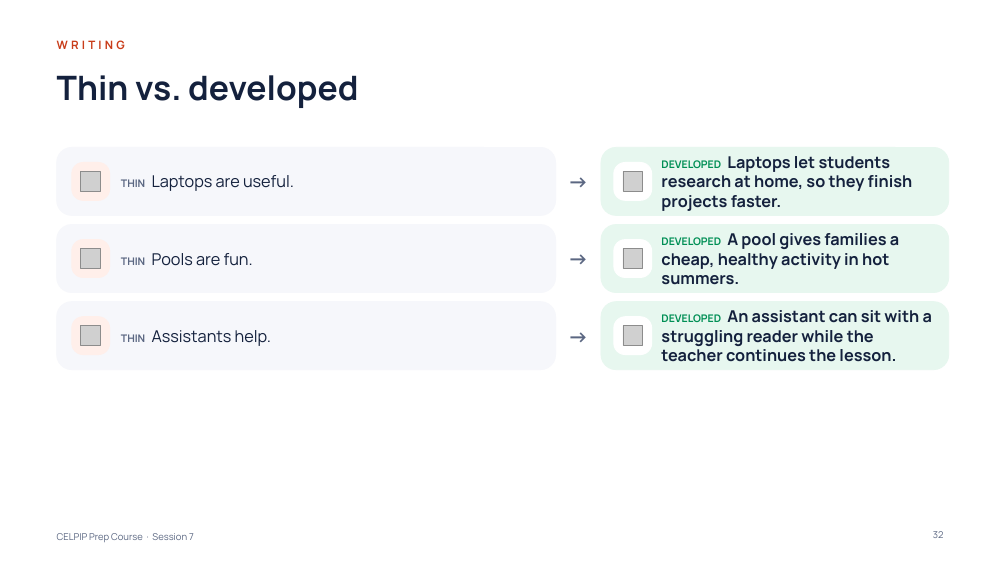
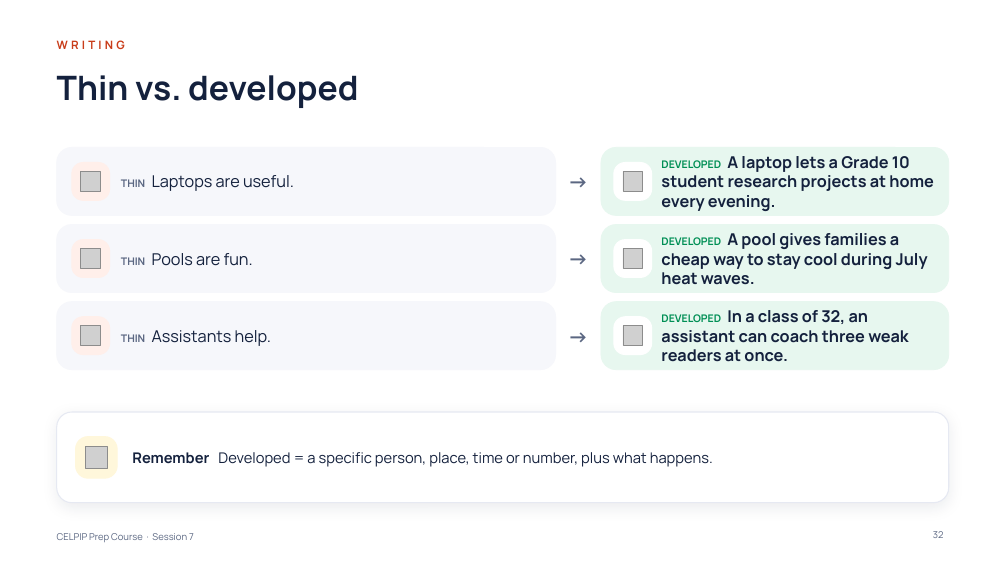
Before and after one commit to learnovateqa/The_English_Academy_CELPIP, a slide deck: slide 32 of decks/session-07.pptx. Drawn at 1008x567 pixels with LibreOffice and Linux fonts; fonts in the diff are those of the drawing; grey boxes stand for pictures. Boxes give left, top, right and bottom in pixels: in the first picture for what was removed or moved away, otherwise in the second. Text is boxed around its words. In the diff, an @@ line names an element or a change of style, - is before the commit and + after.

```diff
--- a/decks/session-07.pptx
+++ b/decks/session-07.pptx
@@ text at (661,156,933,211): text changed @@
-DEVELOPED Laptops let students research at home, so they finish projects faster.
+DEVELOPED A laptop lets a Grade 10 student research projects at home every evening.
@@ text at (661,233,928,285): text changed @@
-DEVELOPED A pool gives families a cheap, healthy activity in hot summers.
+DEVELOPED A pool gives families a cheap way to stay cool during July heat waves.
@@ text at (661,310,908,362): text changed @@
-DEVELOPED An assistant can sit with a struggling reader while the teacher continues the lesson.
+DEVELOPED In a class of 32, an assistant can coach three weak readers at once.
@@ rounded rectangle added at (57,412,949,503), fill #FFFFFF, outline #E6E9F2 1 pt @@
@@ rounded rectangle added at (76,437,117,479), fill #FFF7DB, outline #FFF7DB 1 pt @@
@@ picture added at (85,447,107,469) @@
@@ text added at (132,452,713,467), 14 pt, text #14213D @@
+Remember Developed = a specific person, place, time or number, plus what happens.
```
Also in this commit, not shown: 4 other slides changed, 1 other file.
